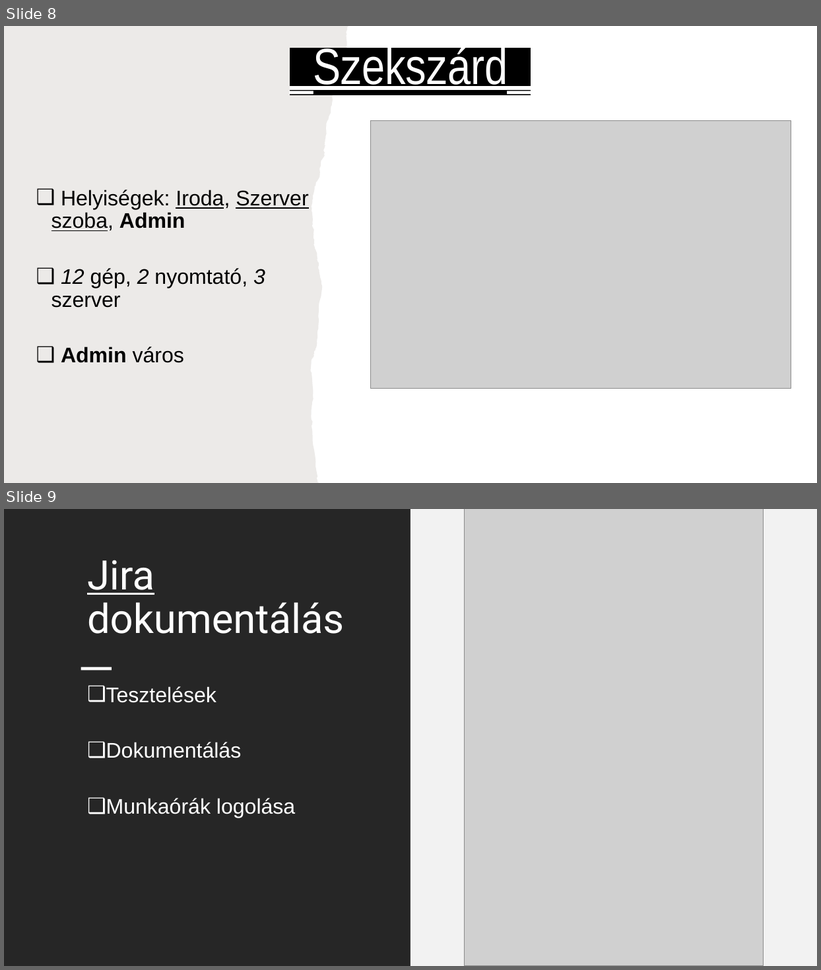
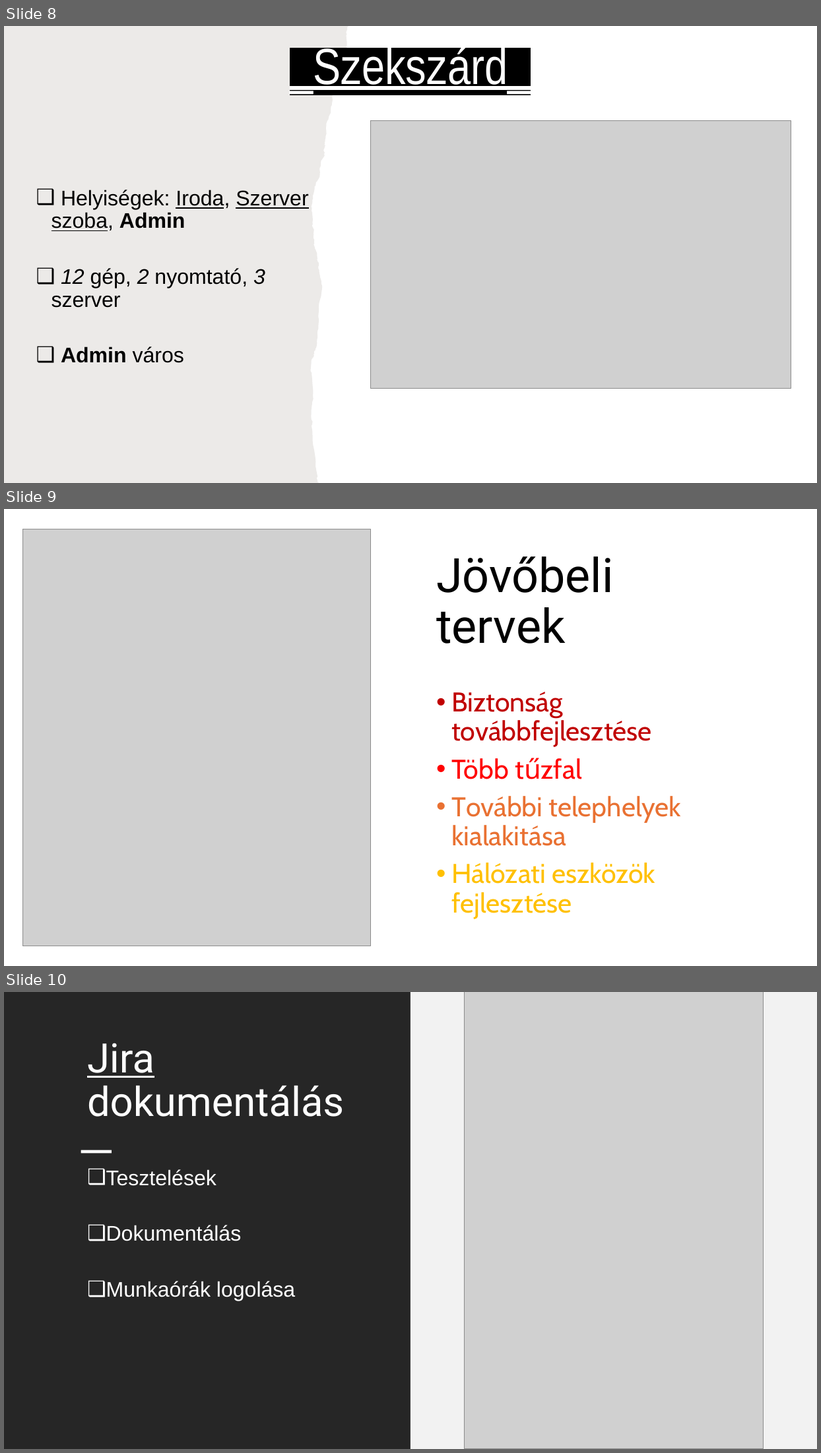
Before and after one commit to balii69/Stake, a slide deck: Stake Hálózat.pptx. Shown one above the other, each under a label of ours: slides 8 and 9 before the commit, slides 8, 9 and 10 after it. The pictures are 821x970 and 821x1453 pixels, drawn with LibreOffice and Linux fonts; fonts in the diff are those of the drawing; grey boxes stand for pictures. Boxes give left, top, right and bottom in pixels: in the first picture for what was removed or moved away, otherwise in the second. Text is boxed around its words. In the diff, an @@ line names an element or a change of style, - is before the commit and + after.

```diff
--- a/Stake Hálózat.pptx
+++ b/Stake Hálózat.pptx
@@ slide 9 added at [4,509,817,966], background #FFFFFF @@
@@ picture added at [23,529,371,947] @@
@@ title added at [436,557,614,644], 56 pt, text #000000 @@
+Jövőbeli tervek
@@ text added at [451,692,682,920], 32 pt, text #E97132 @@
+• Biztonság továbbfejlesztése
+• Több tűzfal
+• További telephelyek kialakitása
+• Hálózati eszközök fejlesztése
@@ what was slide 9 is now slide 10 @@
```
Also in this commit, not shown: 2 other files.
